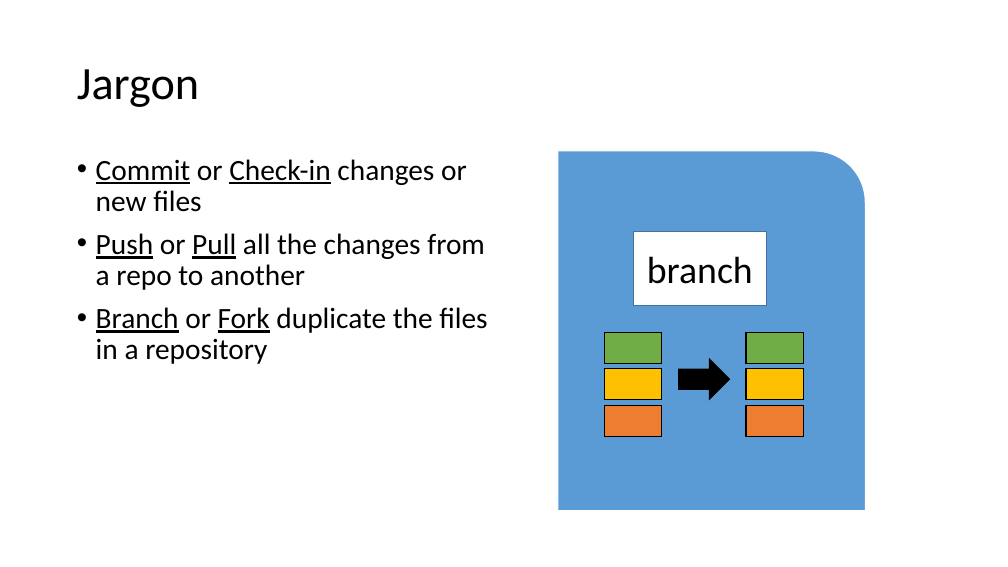
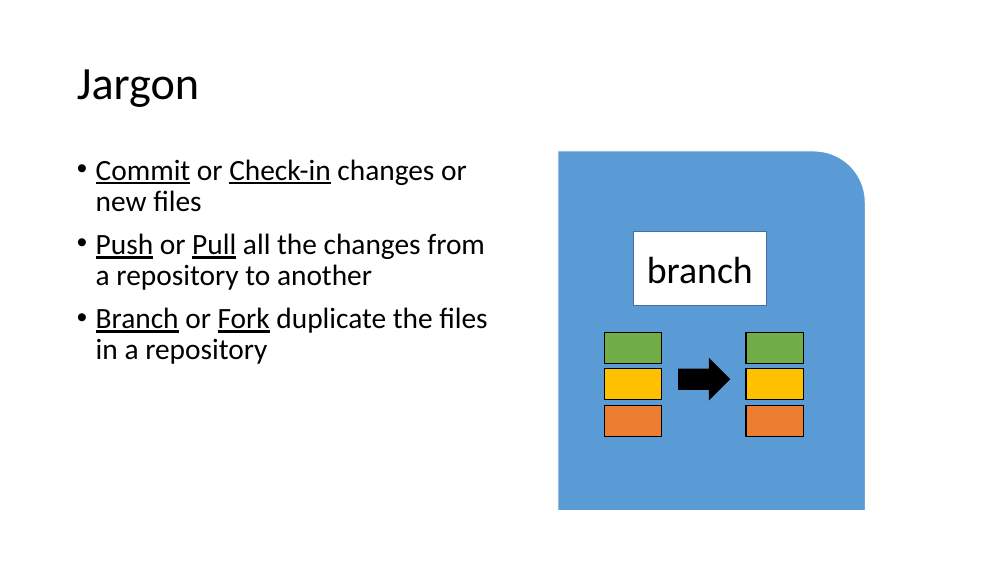
Before and after one commit to vegfetch/talk, a slide deck: slide 22 of cf_version_control_systems.pptx. Drawn at 1008x567 pixels with LibreOffice and Linux fonts; fonts in the diff are those of the drawing. Boxes give left, top, right and bottom in pixels: in the first picture for what was removed or moved away, otherwise in the second. Text is boxed around its words. In the diff, an @@ line names an element or a change of style, - is before the commit and + after.

```diff
--- a/cf_version_control_systems.pptx
+++ b/cf_version_control_systems.pptx
@@ text at <box>96,233,485,290</box>: text changed @@
-• Push or Pull all the changes from a repo to another
+• Push or Pull all the changes from a repository to another
```
Also in this commit, not shown: 2 other slides changed, 3 slides added, 3 slides removed, 11 other files.
